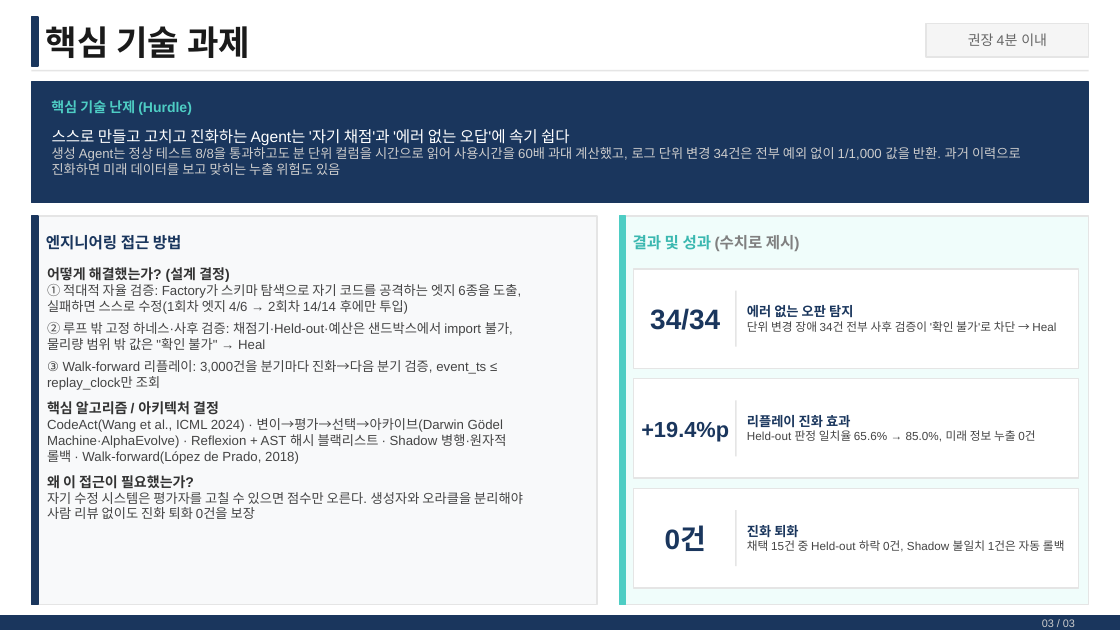
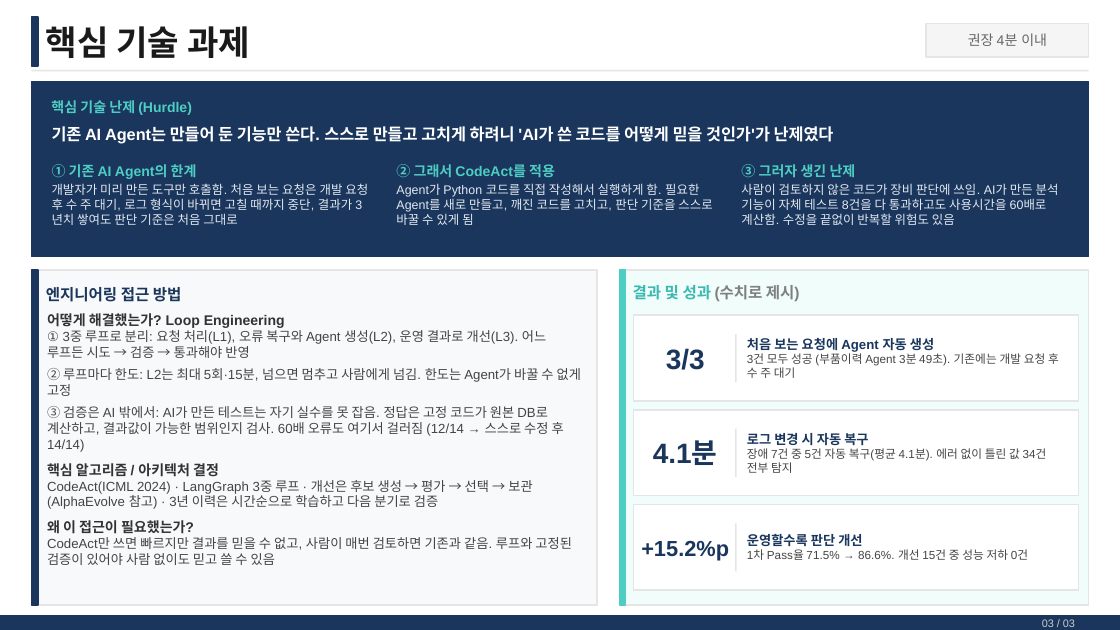
Before and after one commit to devGWeloper/aimaster, a slide deck: slide 4 of docs/AI_Master_Project_최종발표_김기웅_10333.pptx. Drawn at 1120x630 pixels with LibreOffice and Linux fonts; fonts in the diff are those of the drawing. Boxes give left, top, right and bottom in pixels: in the first picture for what was removed or moved away, otherwise in the second. Text is boxed around its words. In the diff, an @@ line names an element or a change of style, - is before the commit and + after.

Commit message:
수정

```diff
--- a/docs/AI_Master_Project_최종발표_김기웅_10333.pptx
+++ b/docs/AI_Master_Project_최종발표_김기웅_10333.pptx
@@ rectangle: place and size @@
-rectangle at <box>31,82,1089,203</box>
+rectangle at <box>31,82,1089,256</box>
@@ text at <box>52,126,834,144</box>: text changed; size 8.5 to 10.5 pt; text colour #CCCCCC to #FFFFFF; bold on @@
-스스로 만들고 고치고 진화하는 Agent는 '자기 채점'과 '에러 없는 오답'에 속기 쉽다
-생성 Agent는 정상 테스트 8/8을 통과하고도 분 단위 컬럼을 시간으로 읽어 사용시간을 60배 과대 계산했고, 로그 단위 변경 34건은 전부 예외 없이 1/1,000 값을 반환. 과거 이력으로 진화하면 미래 데이터를 보고 맞히는 누출 위험도 있음
+기존 AI Agent는 만들어 둔 기능만 쓴다. 스스로 만들고 고치게 하려니 'AI가 쓴 코드를 어떻게 믿을 것인가'가 난제였다
@@ text added at <box>52,164,368,225</box>, 8 pt, text #E2E8F0 @@
+① 기존 AI Agent의 한계
+개발자가 미리 만든 도구만 호출함. 처음 보는 요청은 개발 요청 후 수 주 대기, 로그 형식이 바뀌면 고칠 때까지 중단, 결과가 3년치 쌓여도 판단 기준은 처음 그대로
@@ text added at <box>396,164,712,225</box>, 8 pt, text #E2E8F0 @@
+② 그래서 CodeAct를 적용
+Agent가 Python 코드를 직접 작성해서 실행하게 함. 필요한 Agent를 새로 만들고, 깨진 코드를 고치고, 판단 기준을 스스로 바꿀 수 있게 됨
@@ text added at <box>741,164,1059,225</box>, 8 pt, text #E2E8F0 @@
+③ 그러자 생긴 난제
+사람이 검토하지 않은 코드가 장비 판단에 쓰임. AI가 만든 분석 기능이 자체 테스트 8건을 다 통과하고도 사용시간을 60배로 계산함. 수정을 끝없이 반복할 위험도 있음
@@ rectangle: place and size @@
-rectangle at <box>31,216,597,605</box>
+rectangle at <box>31,270,597,605</box>
@@ rectangle: place and size @@
-rectangle at <box>31,216,38,605</box>
+rectangle at <box>31,270,38,605</box>
@@ text "엔지니어링 접근 방법": place and size @@
-text "엔지니어링 접근 방법" at <box>46,235,182,250</box>
+text "엔지니어링 접근 방법" at <box>46,287,182,302</box>
@@ rectangle: place and size @@
-rectangle at <box>619,216,1089,605</box>
+rectangle at <box>619,270,1089,605</box>
@@ rectangle: place and size @@
-rectangle at <box>619,216,625,605</box>
+rectangle at <box>619,270,625,605</box>
@@ text "결과 및 성과 (수치로 제시)": place and size @@
-text "결과 및 성과 (수치로 제시)" at <box>633,235,800,251</box>
+text "결과 및 성과 (수치로 제시)" at <box>633,285,800,301</box>
@@ text at <box>47,313,581,452</box>: text changed @@
-어떻게 해결했는가? (설계 결정)
-① 적대적 자율 검증: Factory가 스키마 탐색으로 자기 코드를 공격하는 엣지 6종을 도출, 실패하면 스스로 수정(1회차 엣지 4/6 → 2회차 14/14 후에만 투입)
-② 루프 밖 고정 하네스·사후 검증: 채점기·Held-out·예산은 샌드박스에서 import 불가, 물리량 범위 밖 값은 "확인 불가" → Heal
-③ Walk-forward 리플레이: 3,000건을 분기마다 진화→다음 분기 검증, event_ts ≤ replay_clock만 조회
+어떻게 해결했는가? Loop Engineering
+① 3중 루프로 분리: 요청 처리(L1), 오류 복구와 Agent 생성(L2), 운영 결과로 개선(L3). 어느 루프든 시도 → 검증 → 통과해야 반영
+② 루프마다 한도: L2는 최대 5회·15분, 넘으면 멈추고 사람에게 넘김. 한도는 Agent가 바꿀 수 없게 고정
+③ 검증은 AI 밖에서: AI가 만든 테스트는 자기 실수를 못 잡음. 정답은 고정 코드가 원본 DB로 계산하고, 결과값이 가능한 범위인지 검사. 60배 오류도 여기서 걸러짐 (12/14 → 스스로 수정 후 14/14)
@@ text "어떻게 해결했는가? Loop Engineering": place and size @@
-text "어떻게 해결했는가? Loop Engineering" at <box>47,267,523,519</box>
+text "어떻게 해결했는가? Loop Engineering" at <box>47,313,581,565</box>
@@ rectangle: place and size @@
-rectangle at <box>634,269,1079,368</box>
+rectangle at <box>634,315,1079,401</box>
@@ text at <box>666,348,705,370</box>: text changed @@
-34/34
+3/3
@@ line moved from (736, 291) - (736, 346) to (736, 334) - (736, 382) @@
@@ text at <box>747,338,1059,378</box>: text changed @@
-에러 없는 오판 탐지
-단위 변경 장애 34건 전부 사후 검증이 '확인 불가'로 차단 → Heal
+처음 보는 요청에 Agent 자동 생성
+3건 모두 성공 (부품이력 Agent 3분 49초). 기존에는 개발 요청 후 수 주 대기
@@ rectangle: place and size @@
-rectangle at <box>634,379,1079,478</box>
+rectangle at <box>634,410,1079,496</box>
@@ text at <box>653,442,718,465</box>: text changed; size 14 to 18 pt @@
-+19.4%p
+4.1분
@@ line moved from (736, 401) - (736, 456) to (736, 429) - (736, 477) @@
@@ text at <box>747,433,1047,473</box>: text changed @@
-리플레이 진화 효과
-Held-out 판정 일치율 65.6% → 85.0%, 미래 정보 누출 0건
+로그 변경 시 자동 복구
+장애 7건 중 5건 자동 복구(평균 4.1분). 에러 없이 틀린 값 34건 전부 탐지
@@ text at <box>47,480,532,509</box>: text changed @@
-CodeAct(Wang et al., ICML 2024) · 변이→평가→선택→아카이브(Darwin Gödel Machine·AlphaEvolve) · Reflexion + AST 해시 블랙리스트 · Shadow 병행·원자적 롤백 · Walk-forward(López de Prado, 2018)
+CodeAct(ICML 2024) · LangGraph 3중 루프 · 개선은 후보 생성 → 평가 → 선택 → 보관(AlphaEvolve 참고) · 3년 이력은 시간순으로 학습하고 다음 분기로 검증
@@ rectangle: place and size @@
-rectangle at <box>634,488,1079,588</box>
+rectangle at <box>634,504,1079,590</box>
@@ text at <box>47,537,572,565</box>: text changed @@
-자기 수정 시스템은 평가자를 고칠 수 있으면 점수만 오른다. 생성자와 오라클을 분리해야 사람 리뷰 없이도 진화 퇴화 0건을 보장
+CodeAct만 쓰면 빠르지만 결과를 믿을 수 없고, 사람이 매번 검토하면 기존과 같음. 루프와 고정된 검증이 있어야 사람 없이도 믿고 쓸 수 있음
@@ line moved from (736, 511) - (736, 566) to (736, 523) - (736, 571) @@
@@ text at <box>747,534,1028,560</box>: text changed @@
-진화 퇴화
-채택 15건 중 Held-out 하락 0건, Shadow 불일치 1건은 자동 롤백
+운영할수록 판단 개선
+1차 Pass율 71.5% → 86.6%. 개선 15건 중 성능 저하 0건
@@ text at <box>641,540,729,560</box>: text changed; size 18 to 14 pt @@
-0건
++15.2%p
```
Also in this commit, not shown: 2 other slides changed, 3 other files.
